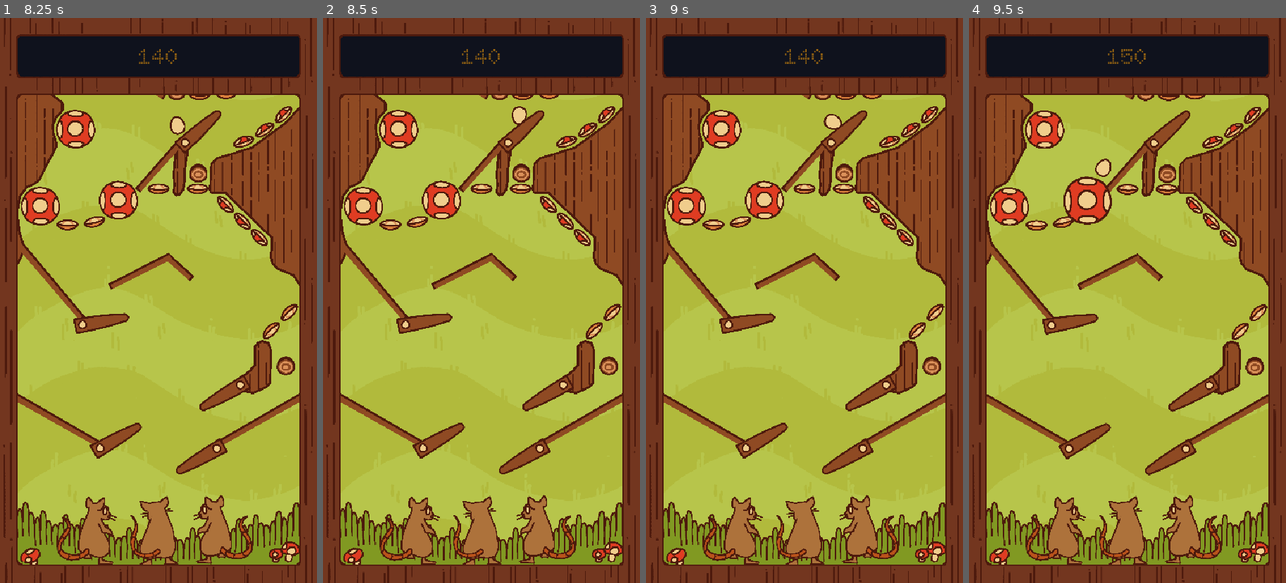
Above: before the commit, frames 1-4 (left to right).
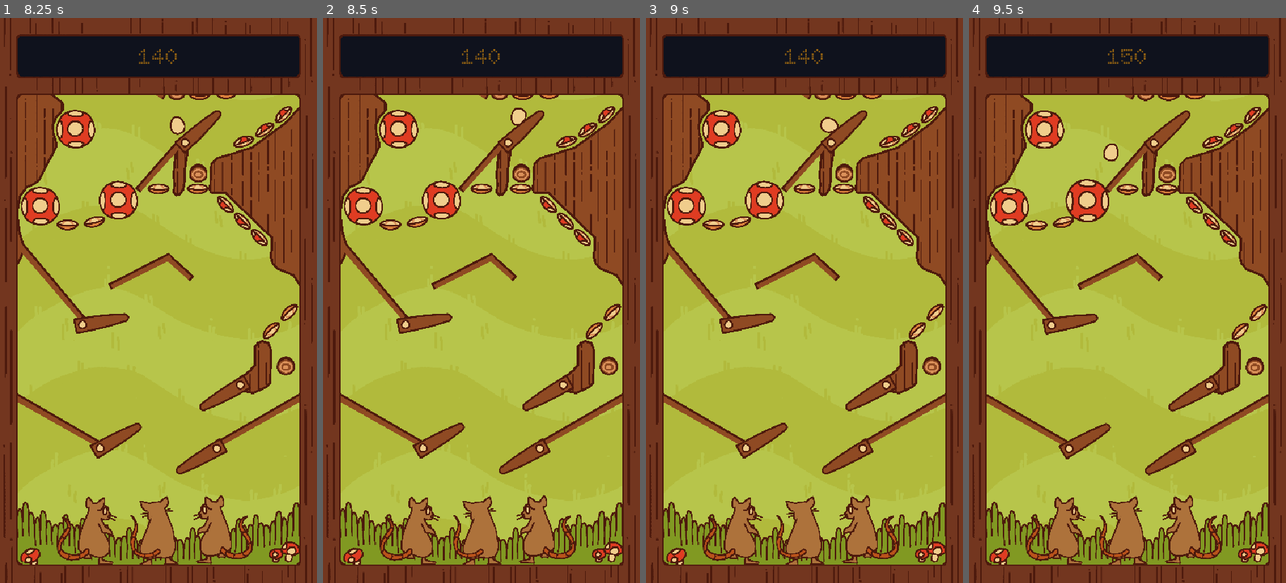
Above: after the commit, the same moments.

Repository: Lilacqualia/gjtnp-gjenp
Game: Godot game, scene res://scenes/conductor.tscn
Two runs of this game, one before a commit and one after it. Both use one fixed random seed, a clock stepped at 60 frames per second and the inputs below.
Inputs:
- Up to frame 1 (8.25 s): tap Enter at 0.5 s; hold D (Right Flipper) 0.53-1.28 s; hold Space (Start Game) 0.53-1.28 s; hold A (Left Flipper) 1.28-2.03 s; tap Space (Start Game) at 1.35, 2.85, 3.5, 4.35, 5, 5.85, 7.35 s; hold Space (Start Game) 2.03-2.78 s; hold D (Right Flipper) 2.03-3.53 s; hold Space (Start Game) 3.53-4.28 s; hold A (Left Flipper) 3.53-5.78 s; hold Space (Start Game) 5.03-5.78 s; hold D (Right Flipper) 5.78-8.03 s; hold Space (Start Game) 6.53-7.28 s; hold A (Left Flipper) from 8.03 s (still down); hold Space (Start Game) from 8.03 s (still down)
- Up to frame 2 (8.5 s): keep holding A (Left Flipper); keep holding Space (Start Game)
- Up to frame 3 (9 s): keep holding A (Left Flipper); release Space (Start Game) at 8.78 s; tap Space (Start Game) at 8.85 s
- Up to frame 4 (9.5 s): keep holding A (Left Flipper)

Frame 1 is identical in both runs. In frame 2, less than 0.1% of the frame differs, in the area x 59-65%, y 15-19%; in frame 3, 0.1%; in frame 4, 0.7%, in the area x 29-48%, y 22-37%.

Commit message:
Adding some bounce to flippers.

Diff:
--- a/src/scenes/flipper.tscn
+++ b/src/scenes/flipper.tscn
@@ -5,11 +5,15 @@
 [ext_resource type="AudioStream" uid="uid://ch45qs7euxoj5" path="res://sfx/flipper_activate-r1.wav" id="5_kstob"]
 [ext_resource type="AudioStream" uid="uid://yxxmxtyd3ac4" path="res://sfx/flipper_deactivate-r1.wav" id="6_wjvfb"]
 
+[sub_resource type="PhysicsMaterial" id="PhysicsMaterial_cdoxy"]
+bounce = 0.1
+
 [node name="Flipper" type="Node2D" unique_id=1506876985]
 script = ExtResource("1_cdoxy")
 
 [node name="AnimatableBody2D" type="AnimatableBody2D" parent="." unique_id=1926957834]
 collision_layer = 64
+physics_material_override = SubResource("PhysicsMaterial_cdoxy")
 sync_to_physics = false
 metadata/_edit_lock_ = true
 
@@ -25,6 +29,7 @@
 scale = Vector2(3.7795277, 3.7795277)
 polygon = PackedVector2Array(-8.995832, -3.175, -9.320457, -3.1586077, -9.635705, -3.1104953, -9.9399805, -3.0322583, - …(1359 unchanged characters)…
 one_way_collision = true
+one_way_collision_margin = 8.0
 
 [node name="ActivationSound" type="AudioStreamPlayer" parent="." unique_id=1399324722]
 stream = ExtResource("5_kstob")
